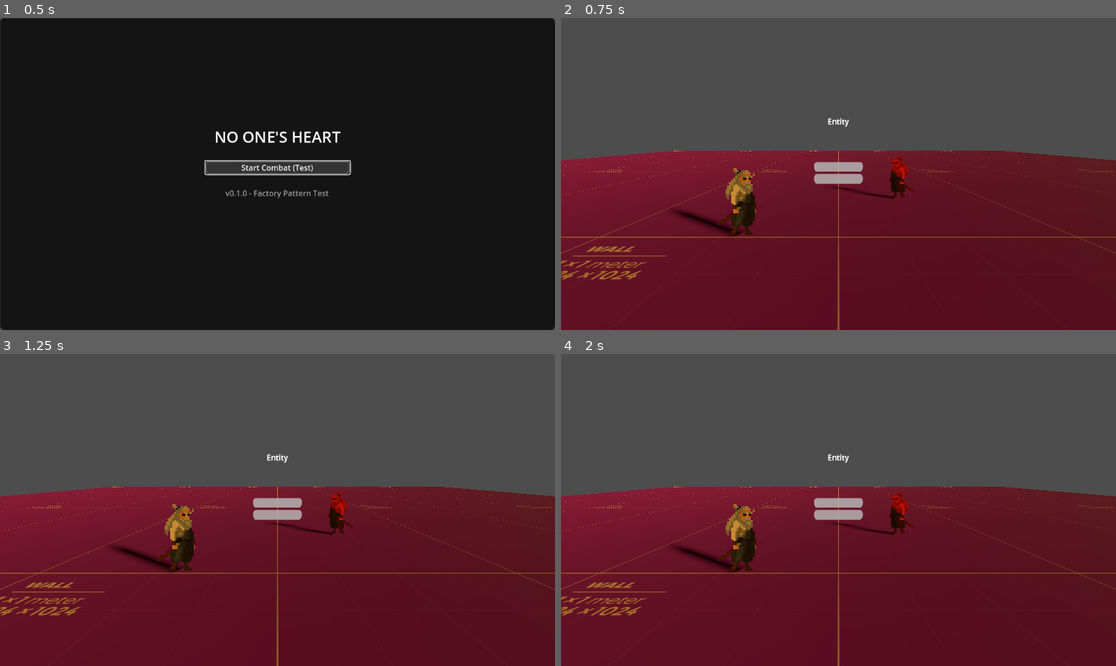
Above: before the commit, frames 1-4 (two rows, left to right).
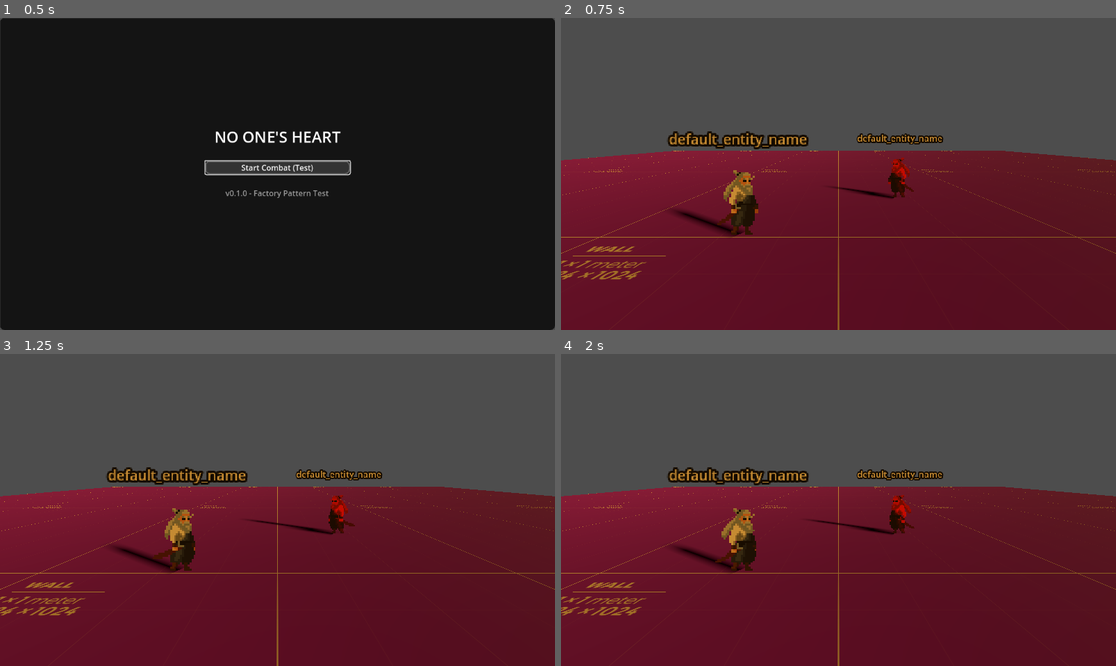
Above: after the commit, the same moments.

Repository: manuoyaregui/NOH
Game: Godot game, scene res://scenes/MainMenu.tscn
Two runs of this game, one before a commit and one after it. Both use one fixed random seed, a clock stepped at 60 frames per second and the inputs below.
Inputs:
- Up to frame 1 (0.5 s): no input
- Up to frame 2 (0.75 s): click "Start Combat (Test)" at 0.5 s
- Up to frame 3 (1.25 s): no input
- Up to frame 4 (2 s): no input

Frame 1 is identical in both runs. In frame 2, 2.4% of the frame differs, in the area x 19-69%, y 32-63%; in frame 3, 2.6%; in frame 4, 2.7%, in the area x 19-69%, y 32-68%.

Commit message:
add scalable combat scene building

Diff:
--- a/scenes/CombatEntity.tscn
+++ b/scenes/CombatEntity.tscn
@@ -34,88 +34,19 @@
 animation = &"idle"
 autoplay = "idle"
 
+[node name="EntityName" type="Label3D" parent="PlayerSprite"]
+transform = Transform3D(1, 0, 0, 0, 1, 0, 0, 0, 1, 0, 0.154249, 0)
+billboard = 1
+shaded = true
+texture_filter = 4
+text = "default_entity_name"
+font_size = 14
+outline_size = 8
+
 [node name="CollisionShape3D" type="CollisionShape3D" parent="."]
 transform = Transform3D(1, 0, 0, 0, 1, 0, 0, 0, 1, 0, 0.5, 0)
 shape = SubResource("CapsuleShape3D_combat_entity")
 
-[node name="UI" type="Control" parent="."]
-layout_mode = 3
-anchors_preset = 8
-anchor_left = 0.5
-anchor_top = 0.5
-anchor_right = 0.5
-anchor_bottom = 0.5
-offset_left = -50.0
-offset_top = -25.0
-offset_right = 50.0
-offset_bottom = 25.0
-grow_horizontal = 2
-grow_vertical = 2
-
-[node name="HealthBar" type="ProgressBar" parent="UI"]
-layout_mode = 1
-anchors_preset = 10
-anchor_right = 1.0
-offset_bottom = 20.0
-grow_horizontal = 2
-value = 100.0
-show_percentage = false
-
-[node name="EnergyBar" type="ProgressBar" parent="UI"]
-layout_mode = 1
-anchors_preset = 10
-anchor_right = 1.0
-offset_top = 25.0
-offset_bottom = 45.0
-grow_horizontal = 2
-value = 100.0
-show_percentage = false
-
-[node name="NameLabel" type="Label" parent="UI"]
-layout_mode = 1
-anchors_preset = 8
-anchor_left = 0.5
-anchor_top = 0.5
-anchor_right = 0.5
-anchor_bottom = 0.5
-offset_left = -25.0
-offset_top = -120.0
-offset_right = 25.0
-offset_bottom = -100.0
-grow_horizontal = 2
-grow_vertical = 2
-text = "Entity"
-horizontal_alignment = 1
-
-[node name="StatusEffects" type="Control" parent="UI"]
-layout_mode = 1
-anchors_preset = 8
-anchor_left = 0.5
-anchor_top = 0.5
-anchor_right = 0.5
-anchor_bottom = 0.5
-offset_left = -30.0
-offset_top = 50.0
-offset_right = 30.0
-offset_bottom = 80.0
-grow_horizontal = 2
-grow_vertical = 2
-
-[node name="EffectsContainer" type="HBoxContainer" parent="UI/StatusEffects"]
-layout_mode = 1
-anchors_preset = 8
-anchor_left = 0.5
-anchor_top = 0.5
-anchor_right = 0.5
-anchor_bottom = 0.5
-offset_left = -15.0
-offset_top = -15.0
-offset_right = 15.0
-offset_bottom = 15.0
-grow_horizontal = 2
-grow_vertical = 2
-alignment = 1
-
 [node name="AnimationPlayer" type="AnimationPlayer" parent="."]
 
 [node name="Effects" type="Node3D" parent="."]
--- /dev/null
+++ b/scripts/combat/SimpleCombatConfig.gd
@@ -0,0 +1,8 @@
+class_name SimpleCombatConfig
+extends Resource
+
+@export var player_config: SimpleEntityConfig = SimpleEntityConfig.new()
+@export var enemy_config: SimpleEntityConfig = SimpleEntityConfig.new()
+@export var combat_background: String = "default"
+@export var music_track: String = "combat_default"
+@export var lighting_setting: String = "default"
--- /dev/null
+++ b/scripts/combat/SimpleCombatFactory.gd
@@ -0,0 +1,64 @@
+class_name SimpleCombatFactory
+extends RefCounted
+
+
+static func create_combat_scene(config: SimpleCombatConfig = null) -> Node:
+	if config == null:
+		config = SimpleCombatConfig.new()
+	if config.player_config == null:
+		config.player_config = SimpleEntityConfig.new()
+	if config.enemy_config == null:
+		config.enemy_config = SimpleEntityConfig.new()
+
+	var player_data = _convert_to_entity_data(config.player_config, true)
+	var enemy_data = _convert_to_entity_data(config.enemy_config, false)
+
+	var full_config = CombatConfig.new()
+	full_config.player_data = player_data
+	full_config.enemy_data = enemy_data
+	full_config.combat_background = config.combat_background
+	full_config.music_track = config.music_track
+	full_config.lighting_setting = config.lighting_setting
+
+	return CombatFactory.create_combat_scene(full_config)
+
+
+static func _convert_to_entity_data(
+	simple_config: SimpleEntityConfig, is_player: bool
+) -> EntityData:
+	var entity_data: EntityData
+	if is_player:
+		entity_data = PlayerData.new()
+	else:
+		entity_data = EnemyData.new()
+
+	entity_data.entity_name = simple_config.name
+	entity_data.max_health = simple_config.max_health
+	entity_data.current_health = (
+		simple_config.current_health
+		if simple_config.current_health > 0
+		else simple_config.max_health
+	)
+	entity_data.current_energy = simple_config.current_energy
+	entity_data.experience_level = simple_config.level
+	entity_data.combat_position = simple_config.position
+	entity_data.flip_horizontal = simple_config.flip_horizontal
+	entity_data.color_modulation = simple_config.color_modulation
+	entity_data.sprite_frames = SpritePresets.create_sprite_frames(
+		simple_config.sprite_preset
+	)
+	entity_data.stats = DefaultStats.get_default_stats()
+
+	var moves_data = []
+
+	for move_name in simple_config.moves:
+		moves_data.append(MovePresets.create_move(move_name))
+
+	entity_data.moves = moves_data
+
+	if not is_player:
+		var enemy_data = entity_data as EnemyData
+		enemy_data.ai_type = simple_config.ai_type
+		enemy_data.difficulty_rating = simple_config.difficulty
+
+	return entity_data
--- /dev/null
+++ b/scripts/combat/SimpleEntityConfig.gd
@@ -0,0 +1,19 @@
+class_name SimpleEntityConfig
+extends Resource
+
+@export var name: String = "Entity"
+@export var sprite_preset: String = "samurai_idle"
+@export var max_health: int = 100
+@export var current_health: int = -1  # Si es -1, usar max_health en la factory
+@export var current_energy: int = 100
+@export var level: int = 1
+@export var position: Vector3 = Vector3.ZERO
+@export var flip_horizontal: bool = false
+@export var color_modulation: Color = Color.WHITE
+@export var moves: Array[String] = ["basic_attack", "defend"]
+@export var ai_type: String = "AGGRESSIVE"
+@export var difficulty: int = 1
+
+
+func _init():
+	pass  # No hace falta lógica extra, los defaults ya están
--- /dev/null
+++ b/scripts/entities/DefaultStats.gd
@@ -0,0 +1,21 @@
+class_name DefaultStats
+extends Resource
+
+static var default_stats = {
+	"warrior":
+	{"attack_bonus": 5, "defense_bonus": 3, "speed_bonus": 2, "luck_bonus": 1},
+	"mage":
+	{"attack_bonus": 3, "defense_bonus": 2, "speed_bonus": 1, "luck_bonus": 3},
+	"rogue":
+	{"attack_bonus": 4, "defense_bonus": 1, "speed_bonus": 5, "luck_bonus": 4}
+}
+
+
+static func get_default_stats(class_type: String = "warrior") -> CharacterStats:
+	var stats = CharacterStats.new()
+	var defaults = default_stats.get(class_type, default_stats["warrior"])
+	stats.attack_bonus = defaults["attack_bonus"]
+	stats.defense_bonus = defaults["defense_bonus"]
+	stats.speed_bonus = defaults["speed_bonus"]
+	stats.luck_bonus = defaults["luck_bonus"]
+	return stats
--- /dev/null
+++ b/scripts/moves/MovePresets.gd
@@ -0,0 +1,42 @@
+class_name MovePresets
+extends Resource
+
+static var move_presets = {
+	"basic_attack":
+	{
+		"move_type": MoveData.MoveType.OFFENSIVE,
+		"damage": 15,
+		"energy_cost": 0,
+		"accuracy": 90
+	},
+	"defend":
+	{
+		"move_type": MoveData.MoveType.DEFENSIVE,
+		"defense": 10,
+		"energy_cost": 0,
+		"accuracy": 100
+	},
+	"fire_strike":
+	{
+		"move_type": MoveData.MoveType.OFFENSIVE,
+		"damage": 25,
+		"energy_cost": 15,
+		"accuracy": 85
+	}
+}
+
+
+static func create_move(move_name: String) -> MoveData:
+	var preset = move_presets.get(move_name, move_presets["basic_attack"])
+	var move = MoveData.new()
+	move.move_name = move_name.capitalize().replace("_", " ")
+	move.move_type = preset["move_type"]
+	if preset.has("damage"):
+		move.damage = preset["damage"]
+	if preset.has("defense"):
+		move.defense = preset["defense"]
+	if preset.has("energy_cost"):
+		move.energy_cost = preset["energy_cost"]
+	if preset.has("accuracy"):
+		move.accuracy = preset["accuracy"]
+	return move
--- /dev/null
+++ b/scripts/resources/SpritePresets.gd
@@ -0,0 +1,45 @@
+class_name SpritePresets
+extends Resource
+
+static var presets = {
+	"samurai_idle":
+	{
+		"sprite_path":
+		"res://assets/prototyping/FREE_Samurai 2D Pixel Art v1.2/Sprites/IDLE.png",
+		"frame_width": 96,
+		"frame_height": 96,
+		"total_frames": 10,
+		"fps": 10,
+		"loop": true
+	},
+	"samurai_run":
+	{
+		"sprite_path":
+		"res://assets/prototyping/FREE_Samurai 2D Pixel Art v1.2/Sprites/RUN.png",
+		"frame_width": 96,
+		"frame_height": 96,
+		"total_frames": 8,
+		"fps": 12,
+		"loop": true
+	}
+}
+
+
+static func create_sprite_frames(preset_name: String) -> SpriteFrames:
+	var preset = presets.get(preset_name, presets["samurai_idle"])
+	var sprite_frames = SpriteFrames.new()
+	sprite_frames.add_animation("idle")
+	sprite_frames.set_animation_speed("idle", preset["fps"])
+	sprite_frames.set_animation_loop("idle", preset["loop"])
+	var texture = load(preset["sprite_path"])
+	for i in range(preset["total_frames"]):
+		var atlas = AtlasTexture.new()
+		atlas.atlas = texture
+		atlas.region = Rect2(
+			i * preset["frame_width"],
+			0,
+			preset["frame_width"],
+			preset["frame_height"]
+		)
+		sprite_frames.add_frame("idle", atlas)
+	return sprite_frames
--- a/scripts/ui/MainMenu.gd
+++ b/scripts/ui/MainMenu.gd
@@ -1,5 +1,9 @@
 class_name MainMenu
 extends Control
+
+const IDLE_SPRITE = preload(
+	"res://assets/prototyping/FREE_Samurai 2D Pixel Art v1.2/Sprites/IDLE.png"
+)
 
 @onready var start_combat_button: Button = $VBoxContainer/StartCombatButton
 
@@ -52,14 +56,23 @@
 
 	# Create sprite frames for player
 	var player_sprite_frames = SpriteFrames.new()
-	var idle_texture = preload(
-		"res://assets/prototyping/FREE_Samurai 2D Pixel Art v1.2/Sprites/IDLE.png"
-	)
-	var idle_atlas = AtlasTexture.new()
-	idle_atlas.atlas = idle_texture
-	idle_atlas.region = Rect2(0, 0, 96, 96)
+
+	# Configure idle animation with multiple frames
 	player_sprite_frames.add_animation("idle")
-	player_sprite_frames.add_frame("idle", idle_atlas)
+	player_sprite_frames.set_animation_speed("idle", 10.0)  # 10 FPS
+	player_sprite_frames.set_animation_loop("idle", true)  # Loop enabled
+
+	# Add frames for idle animation (assuming 4 frames horizontally)
+	var frame_width = 96
+	var frame_height = 96
+	var total_frames = 10  # Typical idle animation frames
+
+	for i in range(total_frames):
+		var idle_atlas = AtlasTexture.new()
+		idle_atlas.atlas = IDLE_SPRITE
+		idle_atlas.region = Rect2(i * frame_width, 0, frame_width, frame_height)
+		player_sprite_frames.add_frame("idle", idle_atlas)
+
 	player_data.sprite_frames = player_sprite_frames
 
 	# Create basic stats
@@ -80,11 +93,25 @@
 
 	# Create sprite frames for enemy (using different color modulation)
 	var enemy_sprite_frames = SpriteFrames.new()
-	var enemy_idle_atlas = AtlasTexture.new()
-	enemy_idle_atlas.atlas = idle_texture
-	enemy_idle_atlas.region = Rect2(0, 0, 96, 96)
+
+	# Configure idle animation with multiple frames
 	enemy_sprite_frames.add_animation("idle")
-	enemy_sprite_frames.add_frame("idle", enemy_idle_atlas)
+	enemy_sprite_frames.set_animation_speed("idle", 10.0)  # 10 FPS
+	enemy_sprite_frames.set_animation_loop("idle", true)  # Loop enabled
+
+	# Add frames for idle animation (assuming 4 frames horizontally)
+	var enemy_frame_width = 96
+	var enemy_frame_height = 96
+	var enemy_total_frames = 10  # Typical idle animation frames
+
+	for i in range(enemy_total_frames):
+		var enemy_idle_atlas = AtlasTexture.new()
+		enemy_idle_atlas.atlas = IDLE_SPRITE
+		enemy_idle_atlas.region = Rect2(
+			i * enemy_frame_width, 0, enemy_frame_width, enemy_frame_height
+		)
+		enemy_sprite_frames.add_frame("idle", enemy_idle_atlas)
+
 	enemy_data.sprite_frames = enemy_sprite_frames
 	enemy_data.color_modulation = Color.RED  # Make enemy red to distinguish
 
Not shown, added: scripts/combat/SimpleCombatConfig.gd.uid
Not shown, added: scripts/combat/SimpleCombatFactory.gd.uid
Not shown, added: scripts/combat/SimpleEntityConfig.gd.uid
Not shown, added: scripts/entities/DefaultStats.gd.uid
Not shown, added: scripts/moves/MovePresets.gd.uid
Not shown, added: scripts/resources/SpritePresets.gd.uid
